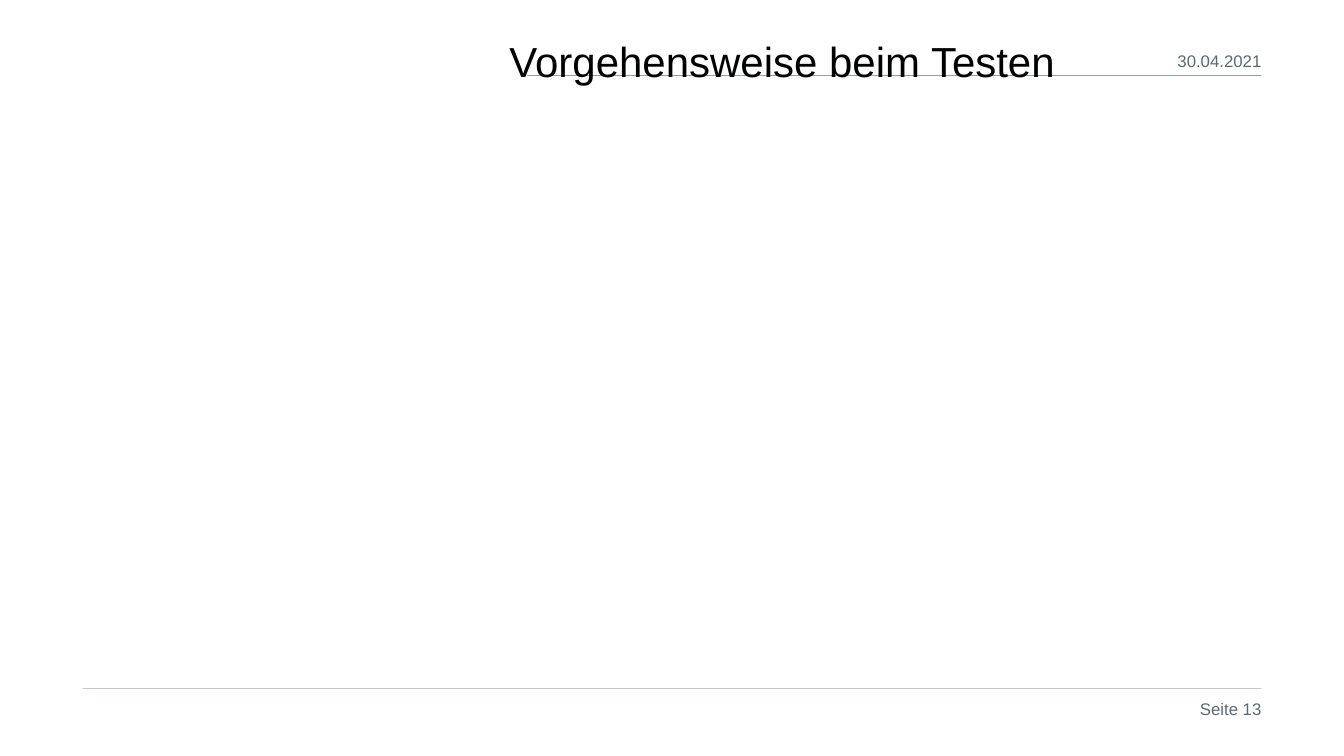
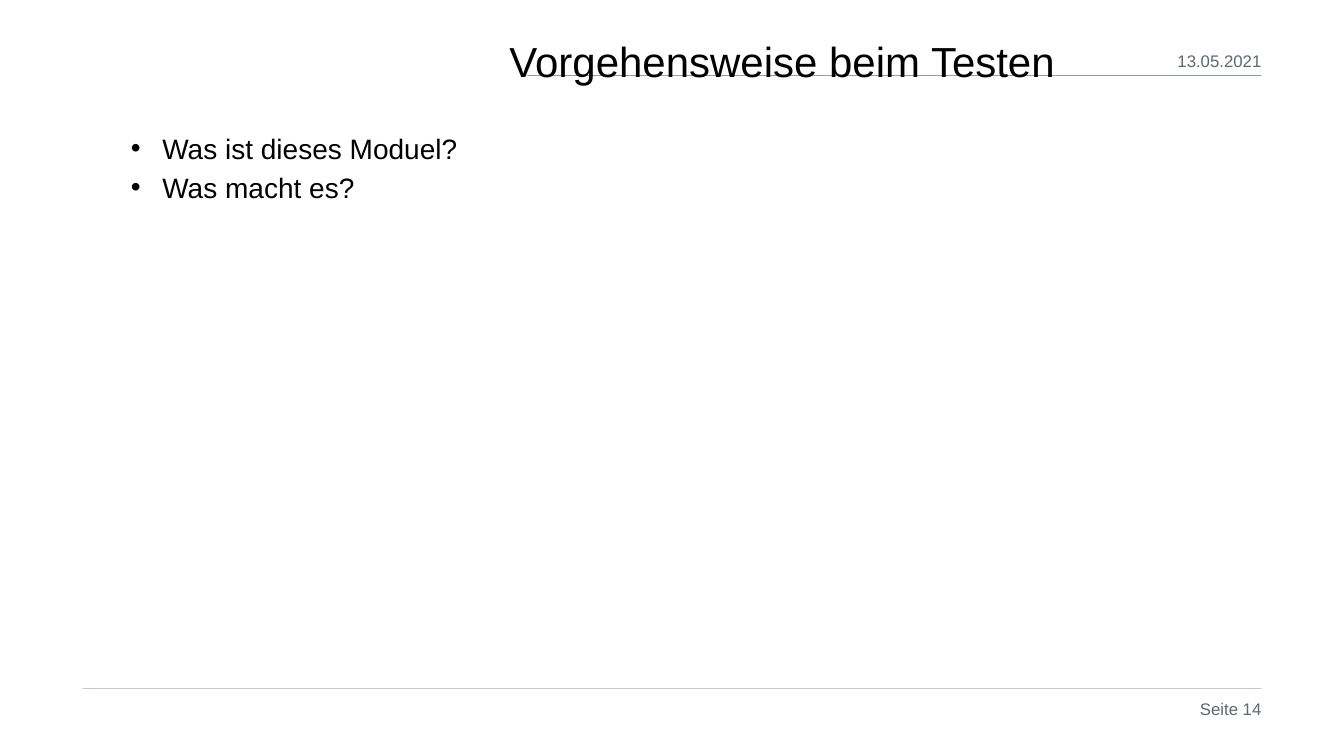
Before and after one commit to ghNico/TINF19C-Team-3-OPC-UA-Server-Farm, a slide deck: slide 14 of PROJECT/Prasentation/Finale Präsentation_v1.pptx (slide 13 before the commit). Drawn at 1344x756 pixels with LibreOffice and Linux fonts; fonts in the diff are those of the drawing; background and template pictures are left out. Boxes give left, top, right and bottom in pixels: in the first picture for what was removed or moved away, otherwise in the second. Text is boxed around its words. In the diff, an @@ line names an element or a change of style, - is before the commit and + after.

```diff
--- a/PROJECT/Prasentation/Finale Präsentation_v1.pptx
+++ b/PROJECT/Prasentation/Finale Präsentation_v1.pptx
@@ text at (1177,55,1261,67): text changed @@
-30.04.2021
+13.05.2021
@@ text added at (162,138,458,199), 20 pt, text #000000 @@
+  • Was ist dieses Moduel?
+  • Was macht es?
@@ page number at (1200,703,1262,715): text changed @@
-Seite 13
+Seite 14
```
Also in this commit, not shown: 15 other slides changed, 1 slide added, 1 other file.
